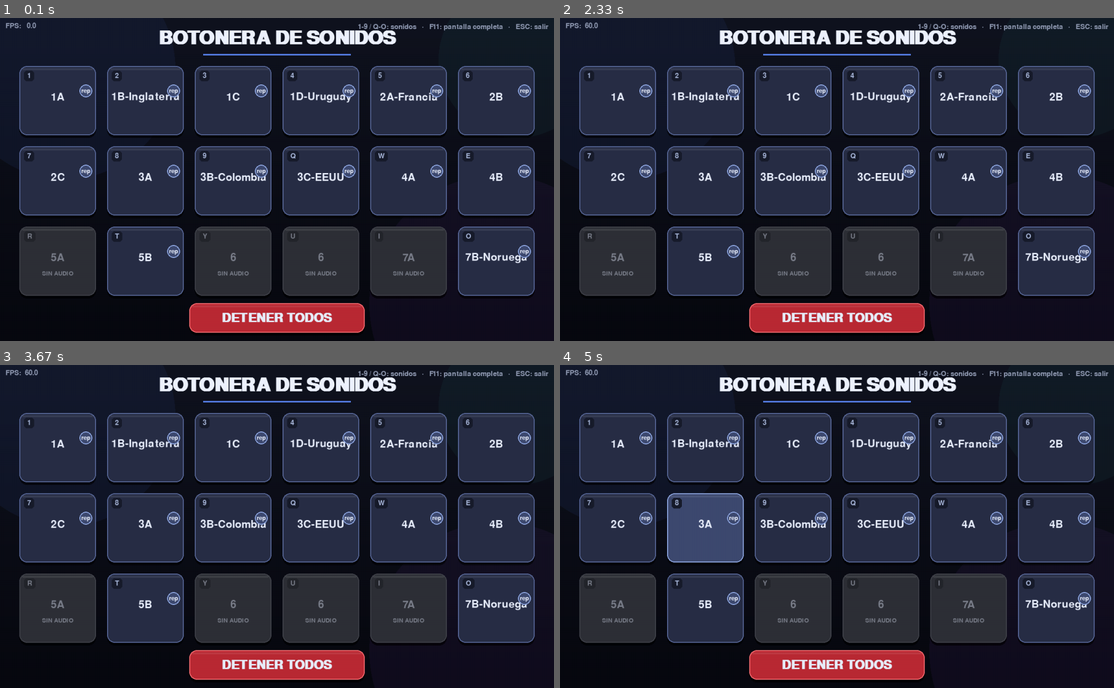
Above: before the commit, frames 1-4 (two rows, left to right).
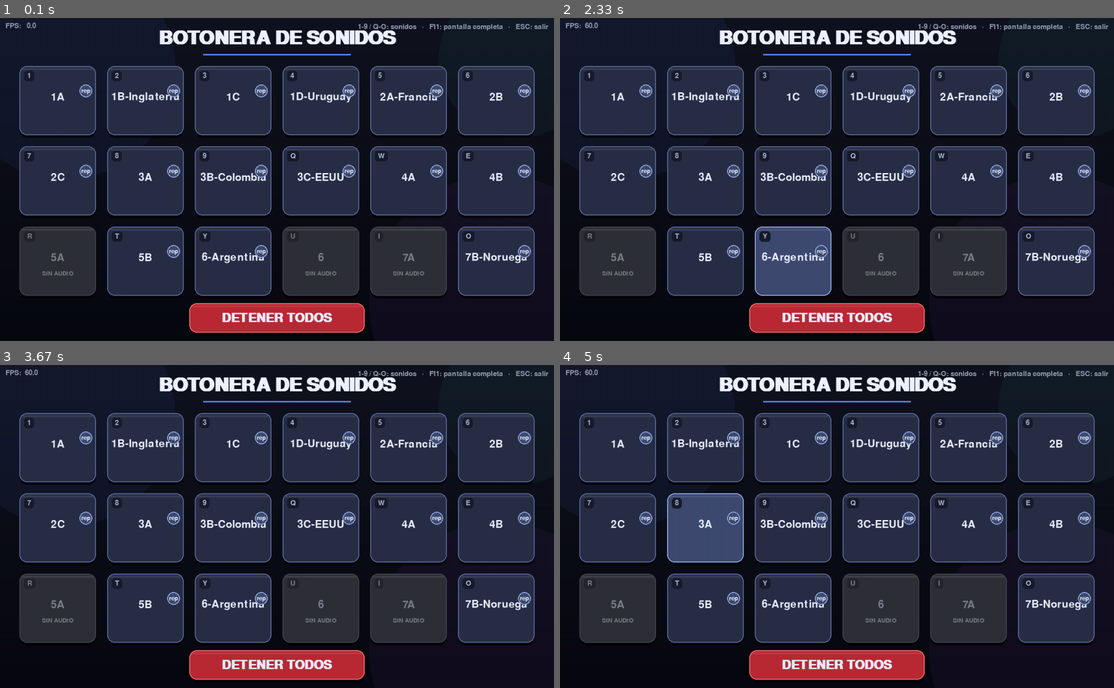
Above: after the commit, the same moments.

Repository: Seba-Filippa-934/Botonera-con-pygame
Game: pygame game, started from reproductor de sonidos.py
The game is run twice, just before and just after one commit, with the same random seed, the same clock (stepped at 60 frames per second) and the same inputs.
Inputs (mouse positions are in pixels of both pictures, inside the frame that each line leads up to):
- Up to frame 1 (0.1 s): no input
- Up to frame 2 (2.33 s): click (814, 192) at 0.38 s; click (892, 250) at 0.72 s; click (920, 66) at 1.05 s; click (1041, 292) at 1.38 s; click (848, 69) at 1.72 s; click (809, 263) at 2.05 s
- Up to frame 3 (3.67 s): click (260, 471) at 2.38 s; click (188, 419) at 2.72 s; click (421, 497) at 3.05 s; click (448, 520) at 3.38 s
- Up to frame 4 (5 s): click (953, 468) at 3.72 s; click (676, 465) at 4.05 s; click (859, 513) at 4.38 s; click (676, 507) at 4.72 s

The runs differ from the first frame. In frame 1, 0.5% of the frame differs, in the area x 35-49%, y 64-87%; in frame 2, 2.9%; in frame 3, 0.5%; in frame 4, 0.5%.

Commit message:
final-final-final

Diff:
--- a/reproductor de sonidos.py
+++ b/reproductor de sonidos.py
@@ -95,7 +95,7 @@
     "4B.mp3",
     "cargar.mp3",
     "5B.mp3",
-    "cargar.mp3",
+    "6-Argentina.mp3",
     "cargar.mp3",
     "cargar.mp3",
     "7B-Noruega.mp3"
@@ -117,7 +117,7 @@
     "4B",
     "5A",
     "5B",
-    "6",
+    "6-Argentina",
     "6",
     "7A",
     "7B-Noruega"
Not shown, added: 6-Argentina.mp3
